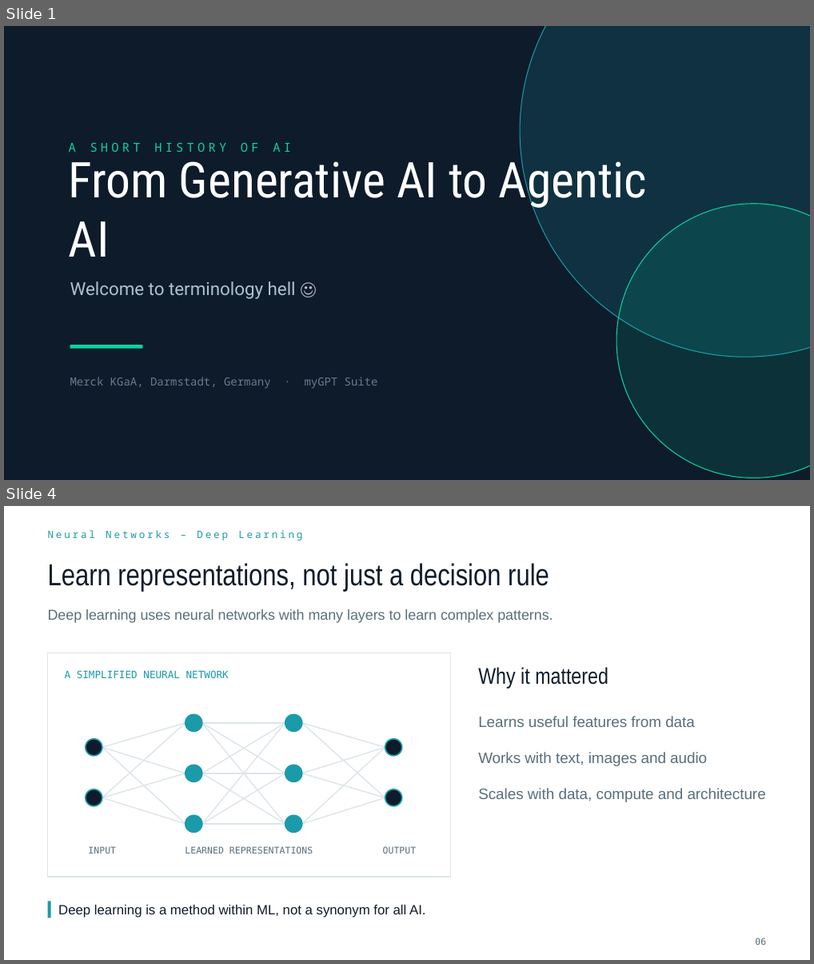
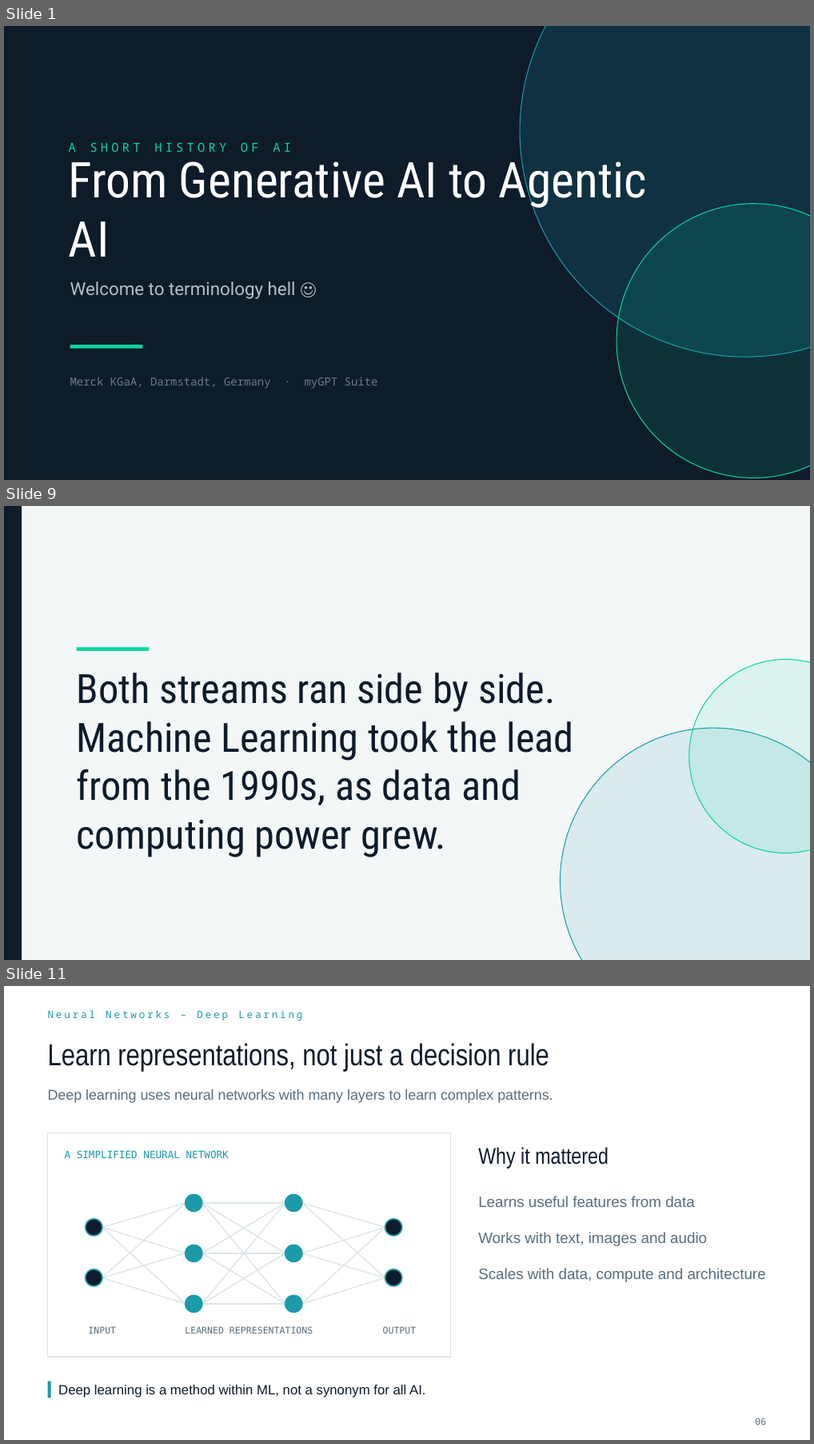
Before and after one commit to lukasroedl/ai-terminology-hell, a slide deck: ai-terminology-hell.pptx. Shown one above the other, each under a label of ours: slides 1 and 4 before the commit, slides 1, 9 and 11 after it; the slides between them are not shown. The pictures are 814x964 and 814x1444 pixels, drawn with LibreOffice and Linux fonts; fonts in the diff are those of the drawing. Boxes give left, top, right and bottom in pixels: in the first picture for what was removed or moved away, otherwise in the second. Text is boxed around its words. In the diff, an @@ line names an element or a change of style, - is before the commit and + after.

```diff
--- a/ai-terminology-hell.pptx
+++ b/ai-terminology-hell.pptx
@@ slide 9 added at bbox=[4, 506, 810, 960], background #F4F7F8 @@
@@ rectangle added at bbox=[4, 506, 22, 959], fill #0D1B2A @@
@@ rectangle added at bbox=[77, 647, 149, 650], fill #06D6A0 @@
@@ text added at bbox=[77, 672, 574, 857], 36 pt, text #0D1B2A @@
+Both streams ran side by side. Machine Learning took the lead from the 1990s, as data and computing power grew.
@@ ellipse added at bbox=[690, 660, 810, 852], fill #06D6A0 at 10% opacity, outline #06D6A0 0.75 pt @@
@@ ellipse added at bbox=[561, 728, 810, 960], fill #1B9AAA at 12% opacity, outline #1B9AAA 0.75 pt @@
@@ what was slide 4 is now slide 11 @@
```
Also in this commit, not shown: 2 slides changed, 15 other slides added, 1 slide removed, 18 other files.
